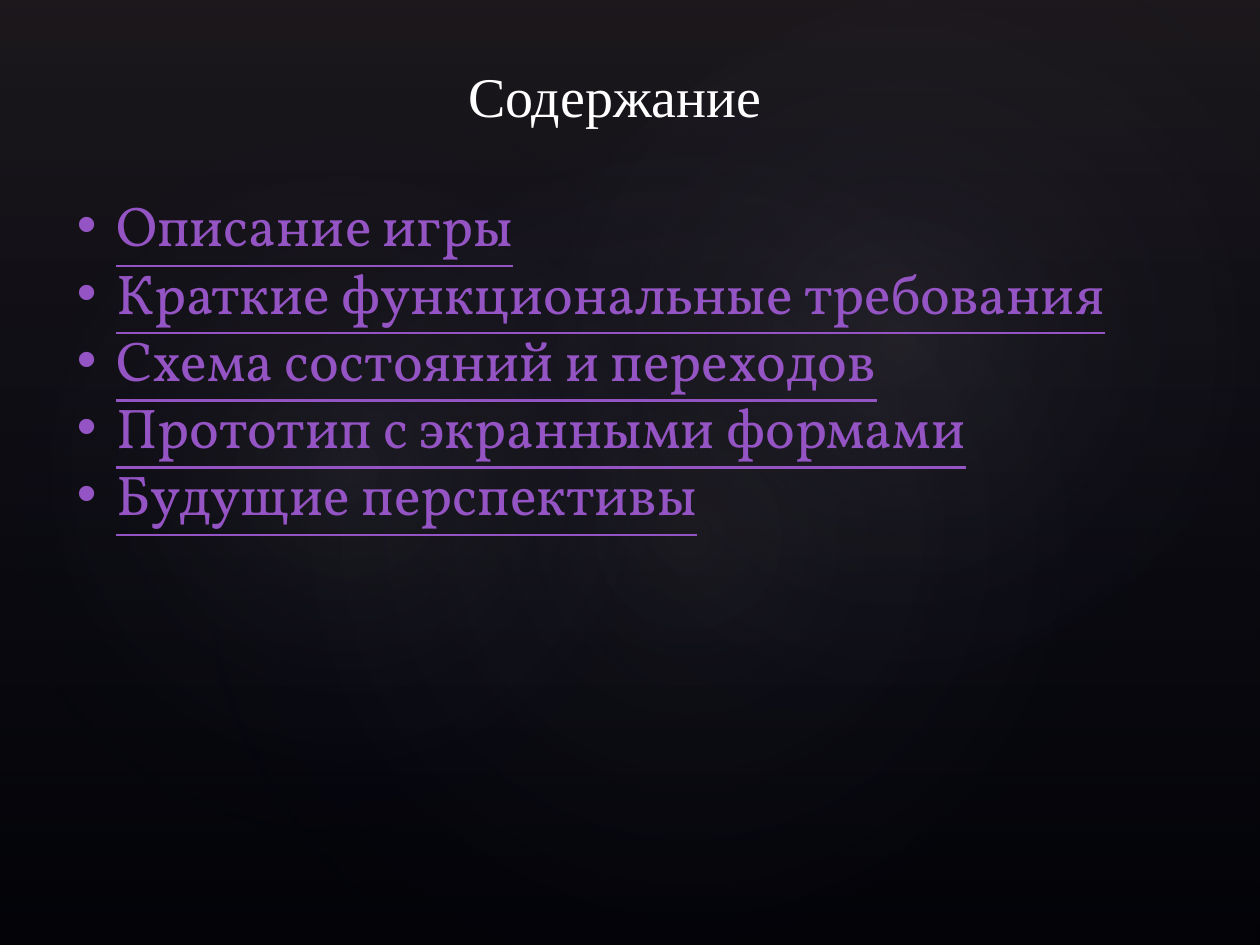
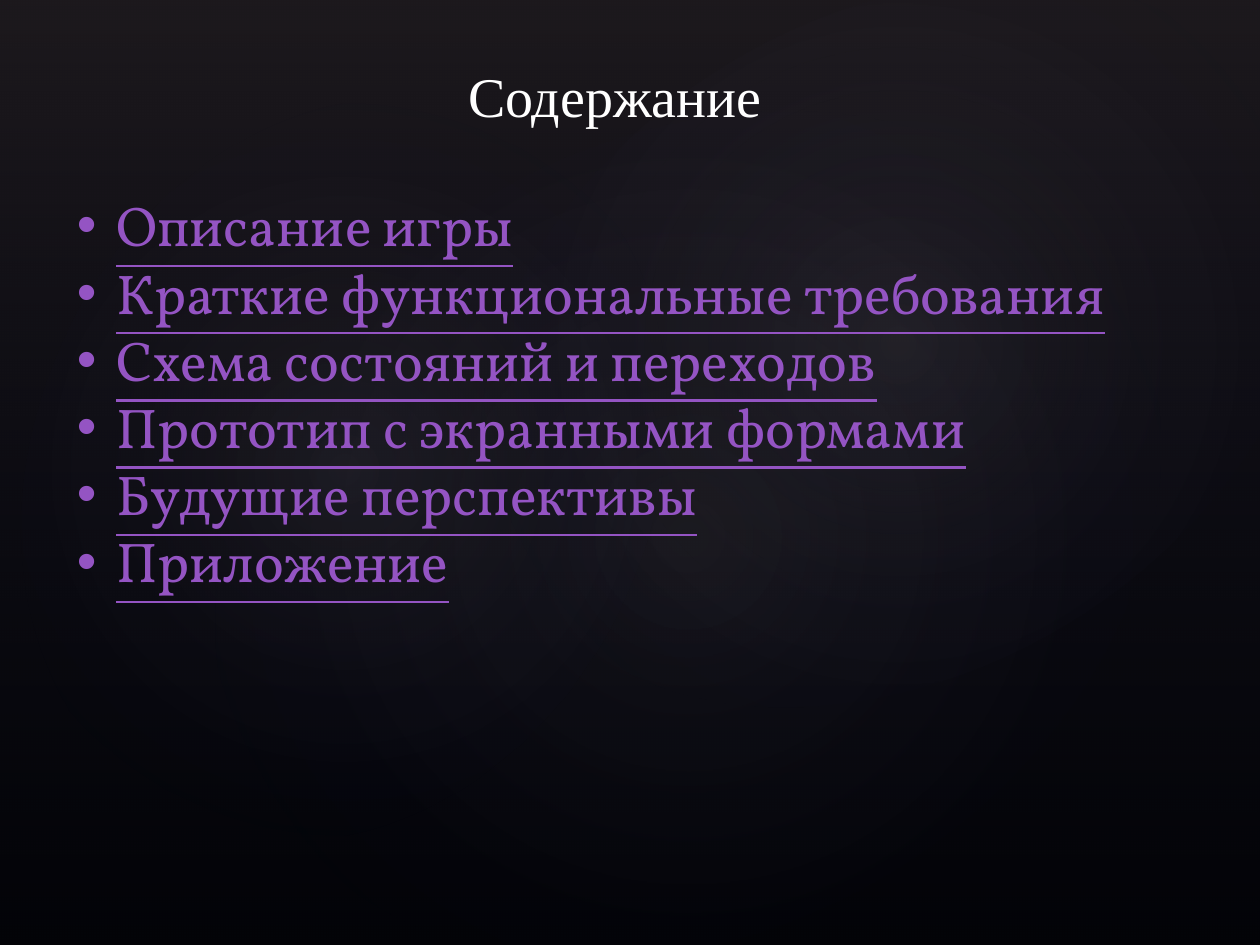
Before and after one commit to GarfieldDerKater/project, a slide deck: slide 2 of Проект «Игра в ассоциации».pptx. Drawn at 1260x945 pixels with LibreOffice and Linux fonts; fonts in the diff are those of the drawing; background and template pictures are left out. Boxes give left, top, right and bottom in pixels: in the first picture for what was removed or moved away, otherwise in the second. Text is boxed around its words. In the diff, an @@ line names an element or a change of style, - is before the commit and + after.

```diff
--- a/Проект «Игра в ассоциации».pptx
+++ b/Проект «Игра в ассоциации».pptx
@@ text at box(116, 534, 448, 603): paragraph added @@
+• Приложение
```
